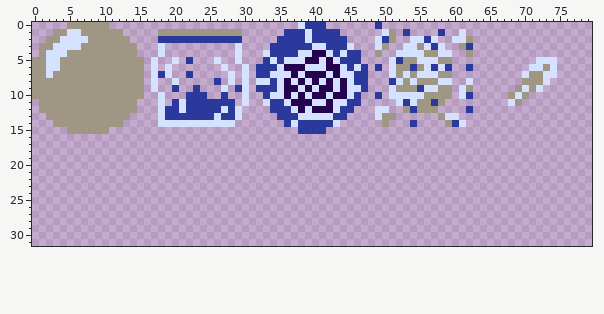
A sprite sheet gets an edit: assets/fonts-images/items.png. The picture above was drawn from the file before the commit.
The file is 80x32 pixels.
And afterwards:
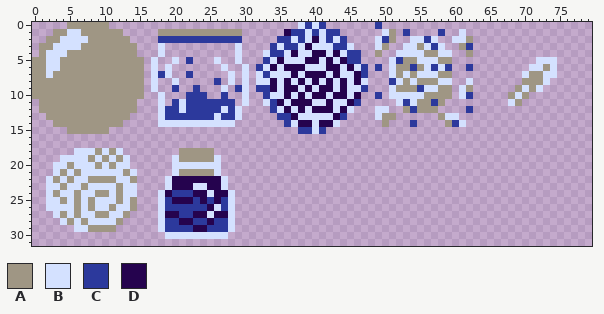
Palette (. is transparent): A #9f9684  B #d4e1ff  C #2c399c  D #25034e
Author's note on the commit: item sheet
Diff:
y 0: x 40 C -> B
y 1: x 36 C -> D; x 41 C -> B
y 2: x 37 C -> B; x 40..41 CC -> DB; x 43 C -> B
y 3: x 35 C -> B; x 38..39 CC -> BD; x 42 C -> B
y 4: x 36..37 CC -> BD; x 43 C -> D
y 5: x 35 C -> D; x 44 C -> D
y 6: x 33..34 CC -> BD; x 45 C -> D
y 7: x 32 C -> B; x 46 C -> D
y 8: x 34 C -> D; x 46..47 CC -> DB
y 9: x 34 C -> D
y 10: x 46 C -> D
y 11: x 35 C -> D; x 45 C -> D
y 12: x 35..36 CC -> BD; x 44..45 CC -> DB
y 13: x 37 C -> D; x 43 C -> D
y 14: x 38..42 CCCCC -> DDBDD
y 15: x 40 C -> B
y 18: x 6..12 ....... -> BBBABAB; x 21..25 ..... -> AAAAA
y 19: x 4..13 .......... -> BBBBABABAB; x 20..26 ....... -> BAAAAAB
y 20: x 3..13 ........... -> BBABBBABABB; x 20..26 ....... -> BBBBBBB
y 21: x 3..14 ............ -> BABABBBBBBAB; x 20..26 ....... -> BAAAAAB
y 22: x 2..14 ............. -> BABABBAAAABBA; x 19..27 ......... -> BDDDDDDDB
y 23: x 2..14 ............. -> BBABBABBBBABB; x 19..27 ......... -> BDDDBBDDB
y 24: x 2..14 ............. -> BABBABBAABABB; x 18..28 ........... -> BDCCCDDBDDB
y 25: x 2..14 ............. -> BBABABABBBABA; x 18..28 ........... -> BCDDDCDCDCB
y 26: x 2..14 ............. -> BBBBABABBABBA; x 18..28 ........... -> BCCCCCCDBCB
y 27: x 3..13 ........... -> BABABBAABBA; x 18..28 ........... -> BDDCCDDBDDB
y 28: x 4..12 ......... -> BABABBBBA; x 18..28 ........... -> BCCDDCCDCCB
y 29: x 6..11 ...... -> BBAAAA; x 18..28 ........... -> BCCCCDDCCCB
y 30: x 19..27 ......... -> BBBBBBBBB
Boxes around the changes in both pictures, in picture pixels (x1, y1, x2, y2):
changed: (256, 22, 368, 134)
added: (46, 148, 137, 232)
added: (158, 148, 235, 239)
